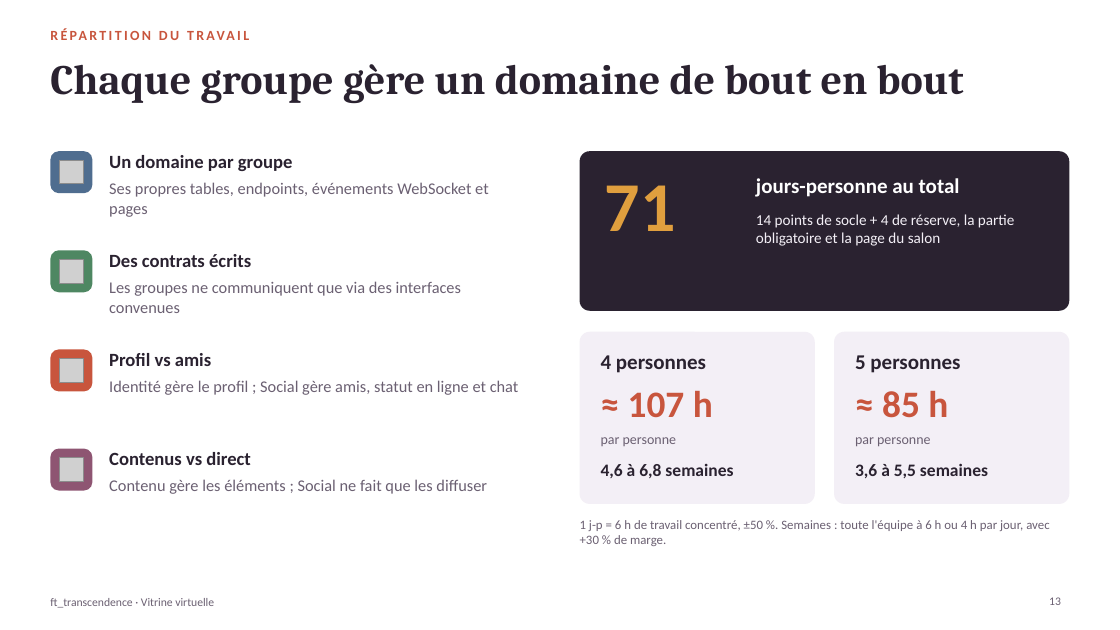
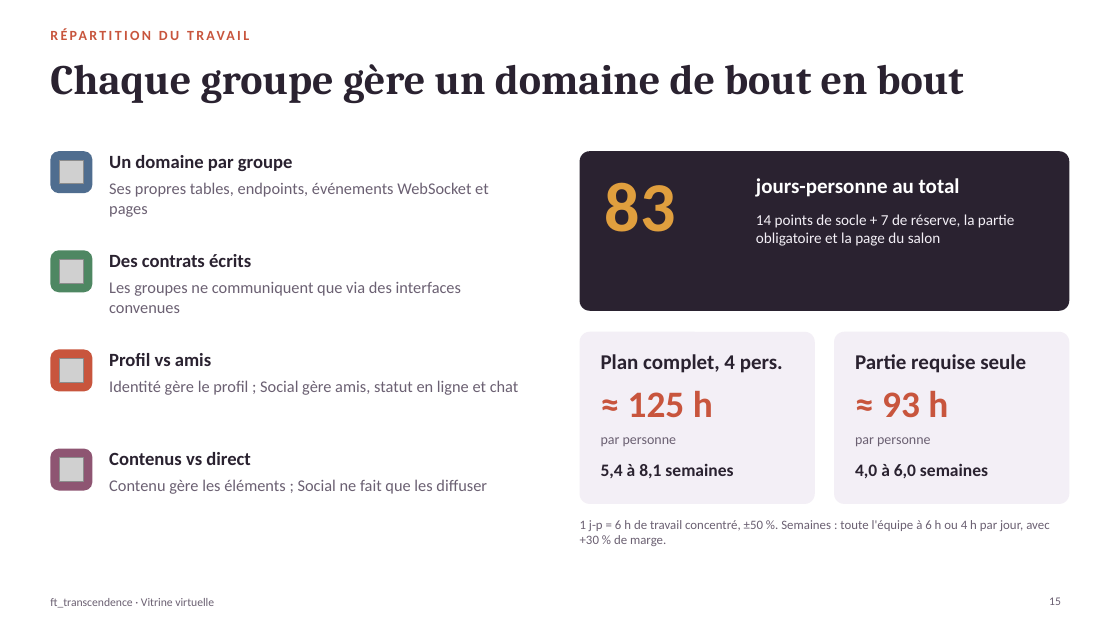
Before and after one commit to Komorebi-32/Transcendance, a slide deck: slide 15 of documentation/slides/showcase_room_overview_fr.pptx (slide 13 before the commit). Drawn at 1120x630 pixels with LibreOffice and Linux fonts; fonts in the diff are those of the drawing; grey boxes stand for pictures. Boxes give left, top, right and bottom in pixels: in the first picture for what was removed or moved away, otherwise in the second. Text is boxed around its words. In the diff, an @@ line names an element or a change of style, - is before the commit and + after.

```diff
--- a/documentation/slides/showcase_room_overview_fr.pptx
+++ b/documentation/slides/showcase_room_overview_fr.pptx
@@ text at <box>605,182,676,232</box>: text changed @@
-71
+83
@@ text at <box>756,214,1014,246</box>: text changed @@
-14 points de socle + 4 de réserve, la partie obligatoire et la page du salon
+14 points de socle + 7 de réserve, la partie obligatoire et la page du salon
@@ text at <box>601,354,783,373</box>: text changed @@
-4 personnes
+Plan complet, 4 pers.
@@ text at <box>855,354,1026,373</box>: text changed @@
-5 personnes
+Partie requise seule
@@ text at <box>628,391,713,418</box>: text changed @@
-≈ 107 h
+≈ 125 h
@@ text at <box>882,391,948,418</box>: text changed @@
-≈ 85 h
+≈ 93 h
@@ text at <box>601,464,733,478</box>: text changed @@
-4,6 à 6,8 semaines
+5,4 à 8,1 semaines
@@ text at <box>855,463,988,478</box>: text changed @@
-3,6 à 5,5 semaines
+4,0 à 6,0 semaines
@@ page number at <box>1049,597,1061,605</box>: text changed @@
-13
+15
```
Also in this commit, not shown: 5 other slides changed, 4 slides added, 2 slides removed, 6 other files.
